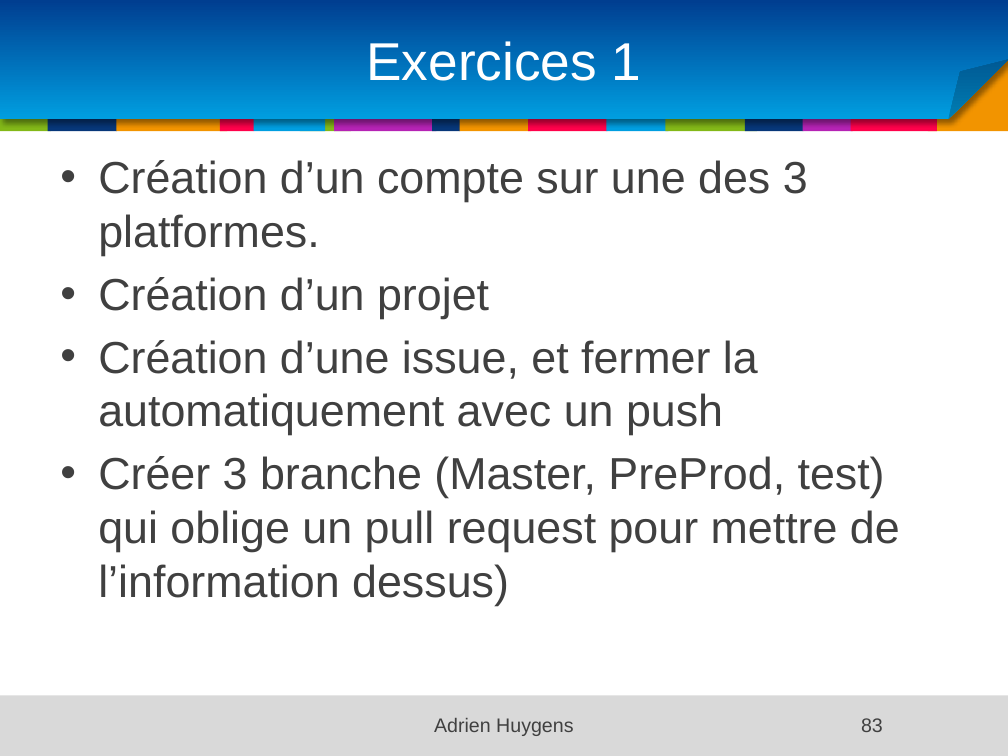
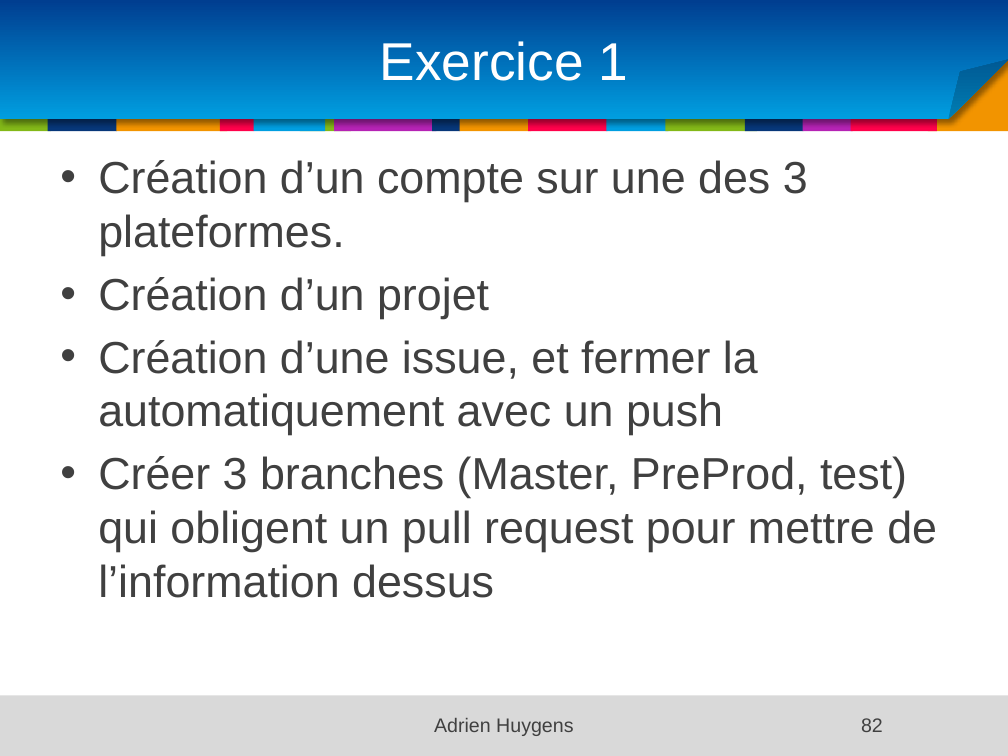
Before and after one commit to samouraii/CoursEntrepriseNumerique, a slide deck: slide 82 of Chapitre1.pptx (slide 83 before the commit). Drawn at 1008x756 pixels with LibreOffice and Linux fonts; fonts in the diff are those of the drawing; background and template pictures are left out. Boxes give left, top, right and bottom in pixels: in the first picture for what was removed or moved away, otherwise in the second. Text is boxed around its words. In the diff, an @@ line names an element or a change of style, - is before the commit and + after.

```diff
--- a/Chapitre1.pptx
+++ b/Chapitre1.pptx
@@ title at [380,41,628,81]: text changed @@
-Exercices 1
+Exercice 1
@@ text at [98,160,808,256]: text changed @@
-• Création d’un compte sur une des 3 platformes.
+• Création d’un compte sur une des 3 plateformes.
@@ text at [98,456,937,598]: text changed @@
-• Créer 3 branche (Master, PreProd, test) qui oblige un pull request pour mettre de l’information dessus)
+• Créer 3 branches (Master, PreProd, test) qui obligent un pull request pour mettre de l’information dessus
@@ page number at [861,718,883,732]: text changed @@
-83
+82
```
Also in this commit, not shown: 43 other slides changed, 1 slide removed.
